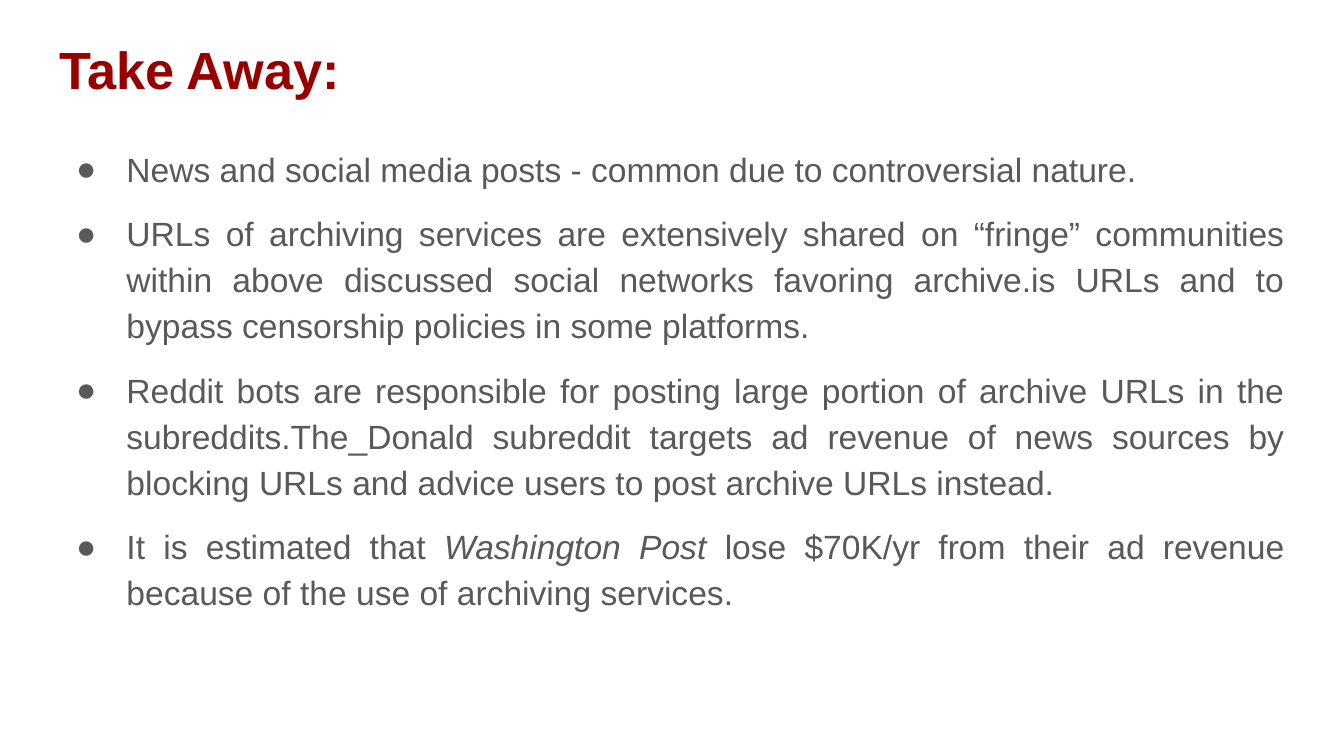
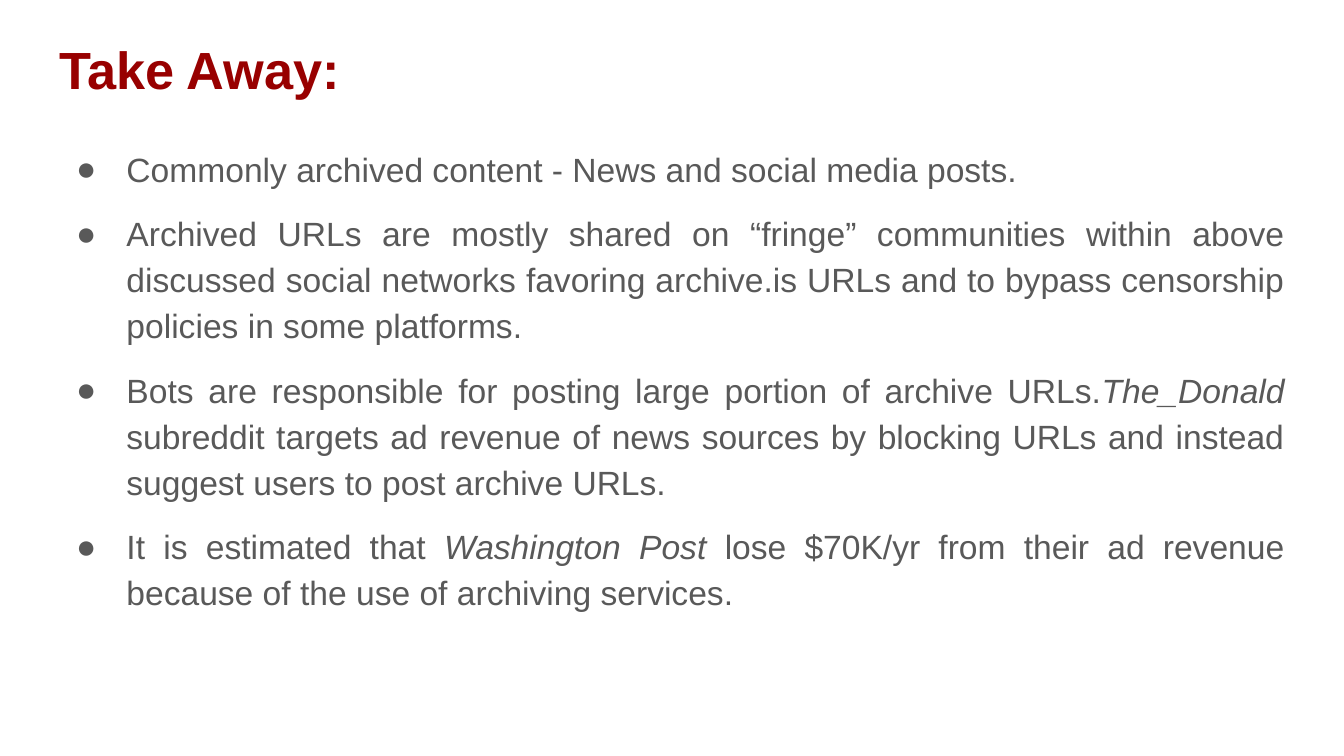
Before and after one commit to phonedude/cs895-s19, a slide deck: slide 17 of assignments/bikkasandra/week-17-presentation/UnderstandingWebArchivingServicesAndTheir(Mis)UseonSocialMedia.pptx. Drawn at 1344x756 pixels with LibreOffice and Linux fonts; fonts in the diff are those of the drawing. Boxes give left, top, right and bottom in pixels: in the first picture for what was removed or moved away, otherwise in the second. Text is boxed around its words. In the diff, an @@ line names an element or a change of style, - is before the commit and + after.

Commit message:
updated slides

```diff
--- a/assignments/bikkasandra/week-17-presentation/UnderstandingWebArchivingServicesAndTheir(Mis)UseonSocialMedia.pptx
+++ b/assignments/bikkasandra/week-17-presentation/UnderstandingWebArchivingServicesAndTheir(Mis)UseonSocialMedia.pptx
@@ text at (126, 157, 1285, 501): text changed @@
-● News and social media posts - common due to controversial nature.
-● URLs of archiving services are extensively shared on “fringe” communities within above discussed social networks favoring archive.is URLs and to bypass censorship policies in some platforms.
-● Reddit bots are responsible for posting large portion of archive URLs in the subreddits.The_Donald subreddit targets ad revenue of news sources by blocking URLs and advice users to post archive URLs instead.
+● Commonly archived content - News and social media posts.
+● Archived URLs are mostly shared on “fringe” communities within above discussed social networks favoring archive.is URLs and to bypass censorship policies in some platforms.
+● Bots are responsible for posting large portion of archive URLs.The_Donald subreddit targets ad revenue of news sources by blocking URLs and instead suggest users to post archive URLs.
```
Also in this commit, not shown: 10 other slides changed, 1 other file.
